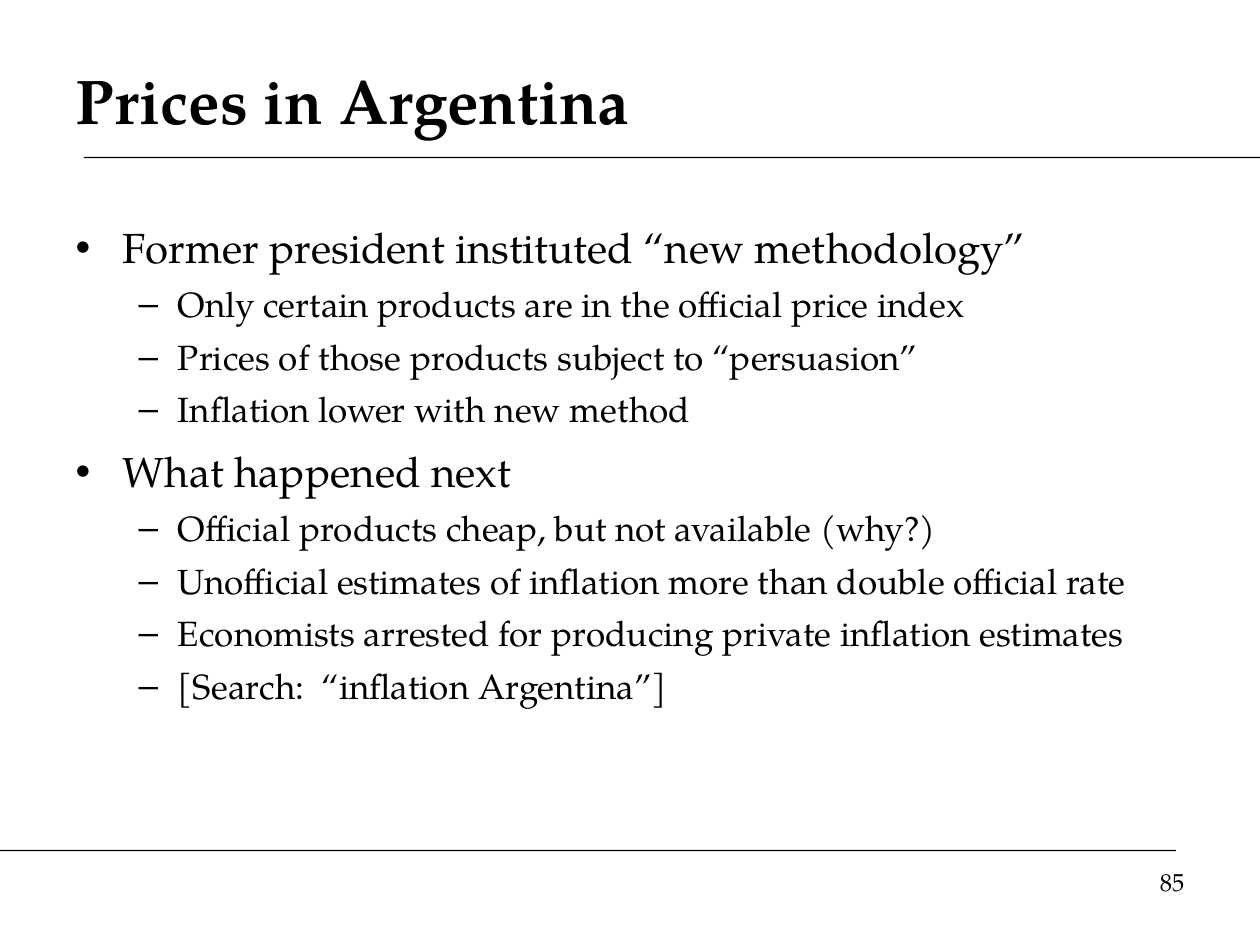
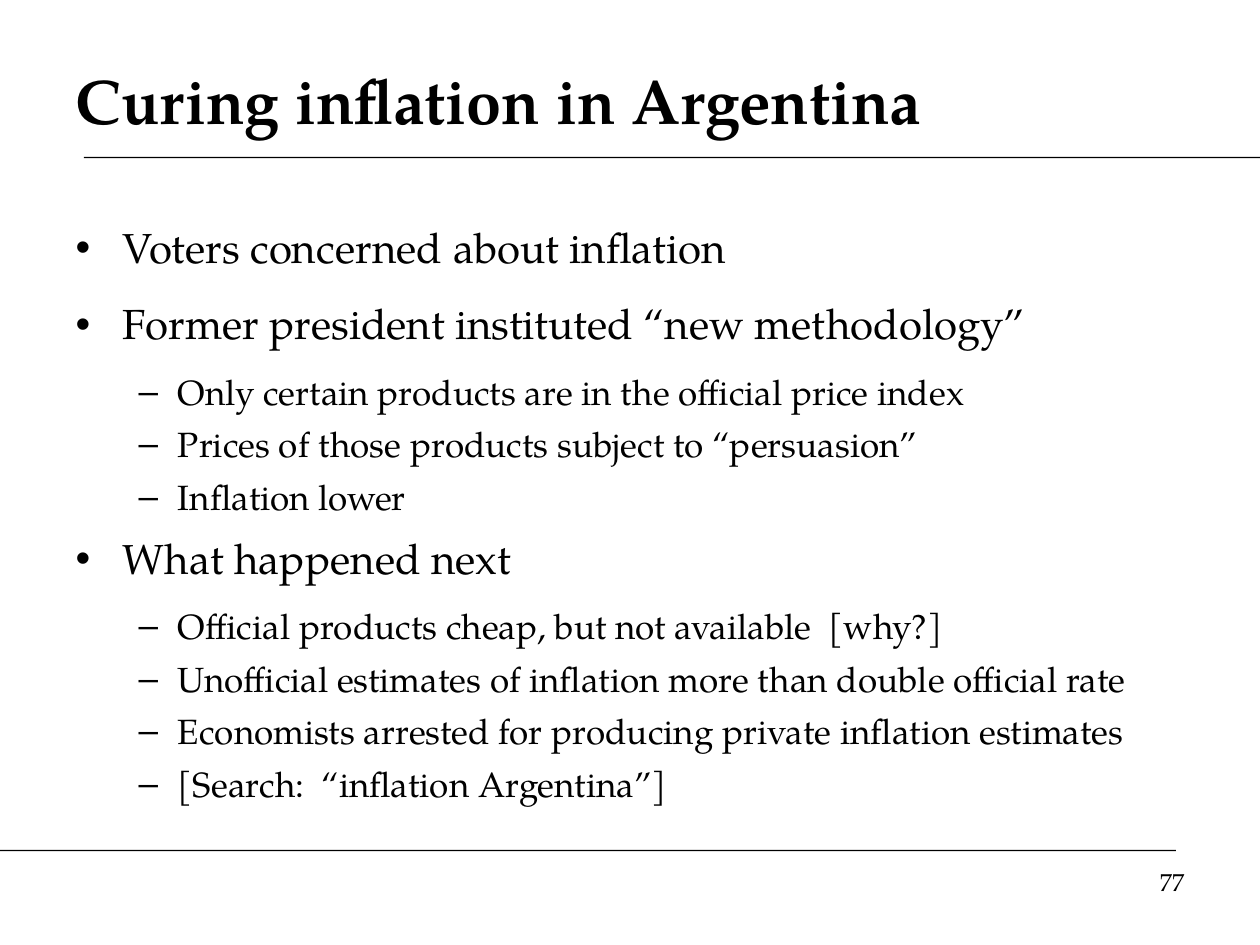
Before and after one commit to DaveBackus/Global_Economy, a slide deck: slide 77 of Slides/slides_intro_f14.pptx (slide 85 before the commit). Drawn at 1260x945 pixels with LibreOffice and Linux fonts; fonts in the diff are those of the drawing. Boxes give left, top, right and bottom in pixels: in the first picture for what was removed or moved away, otherwise in the second. Text is boxed around its words. In the diff, an @@ line names an element or a change of style, - is before the commit and + after.

```diff
--- a/Slides/slides_intro_f14.pptx
+++ b/Slides/slides_intro_f14.pptx
@@ title at box(76, 78, 921, 141): text changed @@
-Prices in Argentina
+Curing inflation in Argentina
@@ text at box(123, 232, 726, 264): paragraph added @@
+• Voters concerned about inflation
@@ text at box(123, 308, 1025, 586): more space between paragraphs @@
@@ text at box(178, 484, 406, 511): text changed @@
-  – Inflation lower with new method
+  – Inflation lower
@@ text at box(178, 612, 942, 649): text changed @@
-  – Official products cheap, but not available (why?)
+  – Official products cheap, but not available [why?]
@@ page number at box(1160, 874, 1185, 891): text changed @@
-85
+77
```
Also in this commit, not shown: 38 other slides changed, 2 slides added, 11 slides removed, 14 other files.
